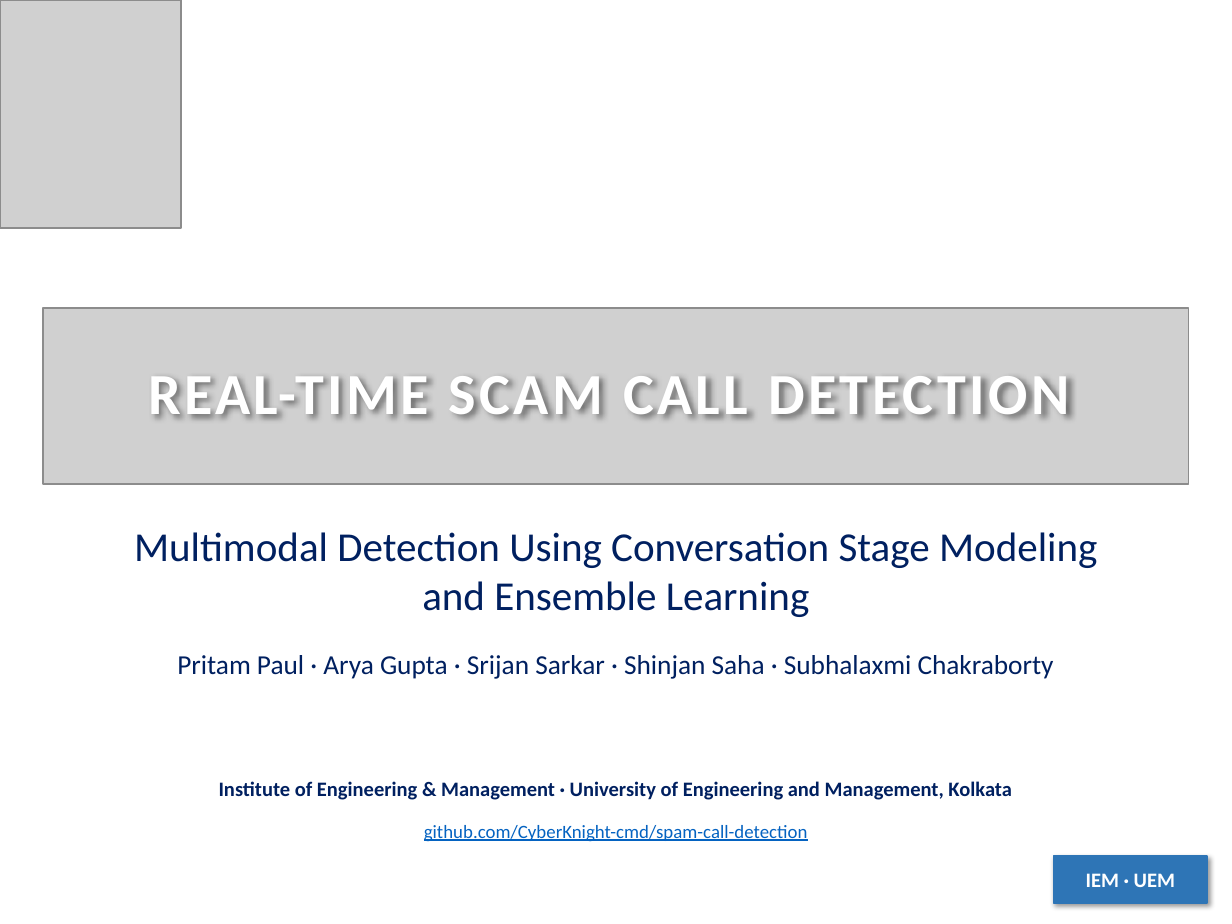
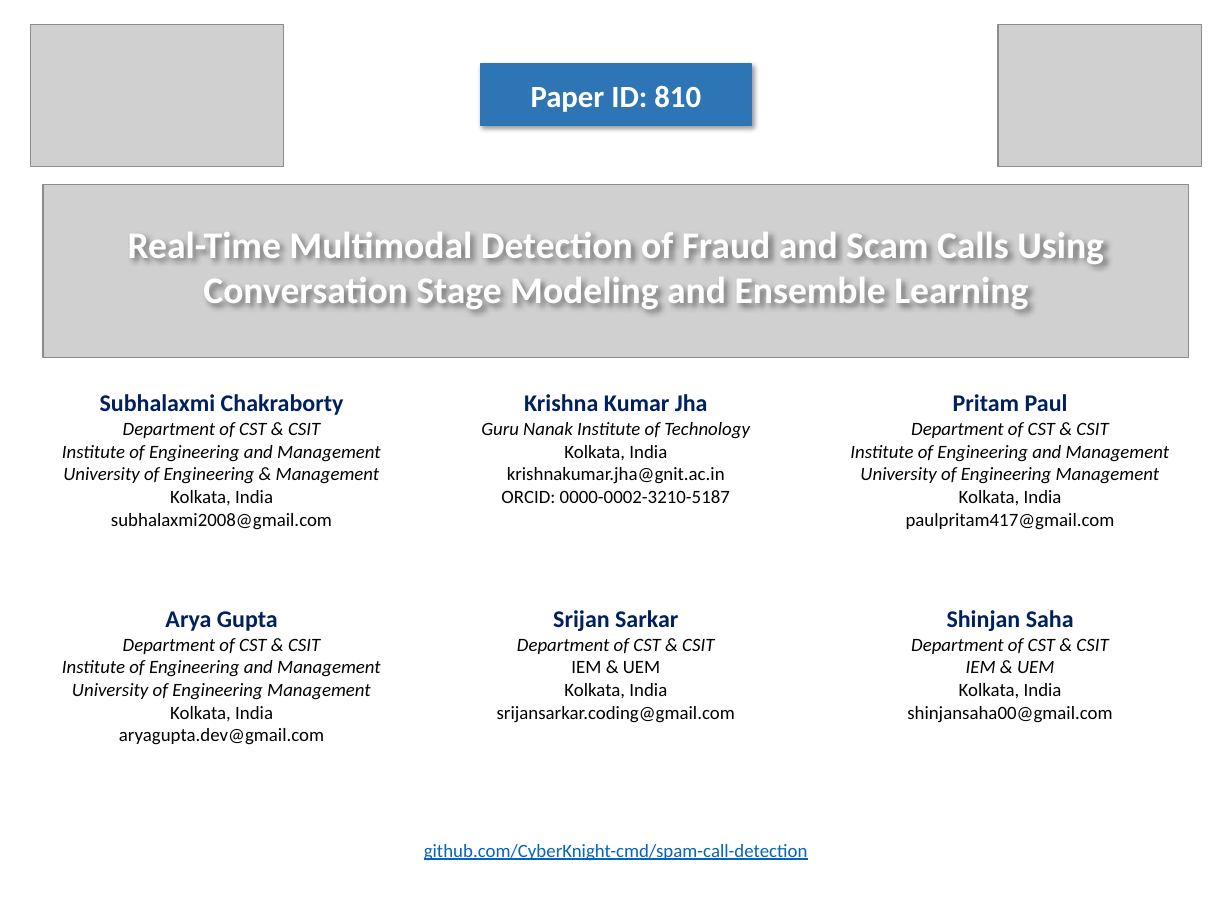
Before and after one commit to CyberKnight-cmd/spam-call-detection, a slide deck: slide 1 of presentation/Scam_Call_Detection_8_Slides.pptx. Drawn at 1232x924 pixels with LibreOffice and Linux fonts; fonts in the diff are those of the drawing; grey boxes stand for pictures. Boxes give left, top, right and bottom in pixels: in the first picture for what was removed or moved away, otherwise in the second. Text is boxed around its words. In the diff, an @@ line names an element or a change of style, - is before the commit and + after.

```diff
--- a/presentation/Scam_Call_Detection_8_Slides.pptx
+++ b/presentation/Scam_Call_Detection_8_Slides.pptx
@@ picture: place and size @@
-picture at <box>0,0,181,228</box>
+picture at <box>31,25,283,166</box>
@@ picture added at <box>998,25,1201,166</box> @@
@@ rectangle added at <box>480,64,752,126</box>, fill #2E75B6, outline #2E75B6 1 pt @@
@@ text added at <box>531,85,701,112</box>, 18 pt, text #FFFFFF, bold @@
+Paper ID: 810
@@ picture: place and size @@
-picture at <box>43,308,1189,484</box>
+picture at <box>43,185,1189,357</box>
@@ text at <box>128,232,1104,312</box>: text changed; size 24 to 22 pt; text colour #002060 to #FFFFFF; bold on @@
-Multimodal Detection Using Conversation Stage Modeling and Ensemble Learning
+Real-Time Multimodal Detection of Fraud and Scam Calls Using Conversation Stage Modeling and Ensemble Learning
@@ text removed at <box>148,376,1069,419</box> @@
-REAL-TIME SCAM CALL DETECTION
@@ text added at <box>62,394,381,530</box>, 11 pt, text #000000, italic @@
+Subhalaxmi Chakraborty
+Department of CST & CSIT
+Institute of Engineering and Management
+University of Engineering & Management
+Kolkata, India
+subhalaxmi2008@gmail.com
@@ text added at <box>481,394,750,503</box>, 11 pt, text #000000 @@
+Krishna Kumar Jha
+Guru Nanak Institute of Technology
+Kolkata, India
+krishnakumar.jha@gnit.ac.in
+ORCID: 0000-0002-3210-5187
@@ text added at <box>850,394,1170,530</box>, 11 pt, text #000000, italic @@
+Pritam Paul
+Department of CST & CSIT
+Institute of Engineering and Management
+University of Engineering Management
+Kolkata, India
+paulpritam417@gmail.com
@@ text at <box>62,611,381,745</box>: text changed; size 12 to 11 pt; text colour #002060 to #000000; bold off; italic on @@
-Institute of Engineering & Management · University of Engineering and Management, Kolkata
+Arya Gupta
+Department of CST & CSIT
+Institute of Engineering and Management
+University of Engineering Management
+Kolkata, India
+aryagupta.dev@gmail.com
@@ text added at <box>497,610,735,723</box>, 11 pt, text #000000 @@
+Srijan Sarkar
+Department of CST & CSIT
+IEM & UEM
+Kolkata, India
+srijansarkar.coding@gmail.com
@@ text added at <box>907,610,1112,723</box>, 11 pt, text #000000 @@
+Shinjan Saha
+Department of CST & CSIT
+IEM & UEM
+Kolkata, India
+shinjansaha00@gmail.com
@@ text removed at <box>177,655,1054,679</box> @@
-Pritam Paul · Arya Gupta · Srijan Sarkar · Shinjan Saha · Subhalaxmi Chakraborty
@@ text "github.com/CyberKnight-cmd/spam-call-detection": place and size @@
-text "github.com/CyberKnight-cmd/spam-call-detection" at <box>424,825,808,842</box>
+text "github.com/CyberKnight-cmd/spam-call-detection" at <box>424,844,808,861</box>
@@ text "github.com/CyberKnight-cmd/spam-call-detection" at <box>424,844,808,861</box>: vertical alignment top to middle @@
@@ rectangle removed at <box>1053,856,1207,903</box> @@
@@ text removed at <box>1086,873,1175,887</box> @@
-IEM · UEM
```
Also in this commit, not shown: 7 other files.
